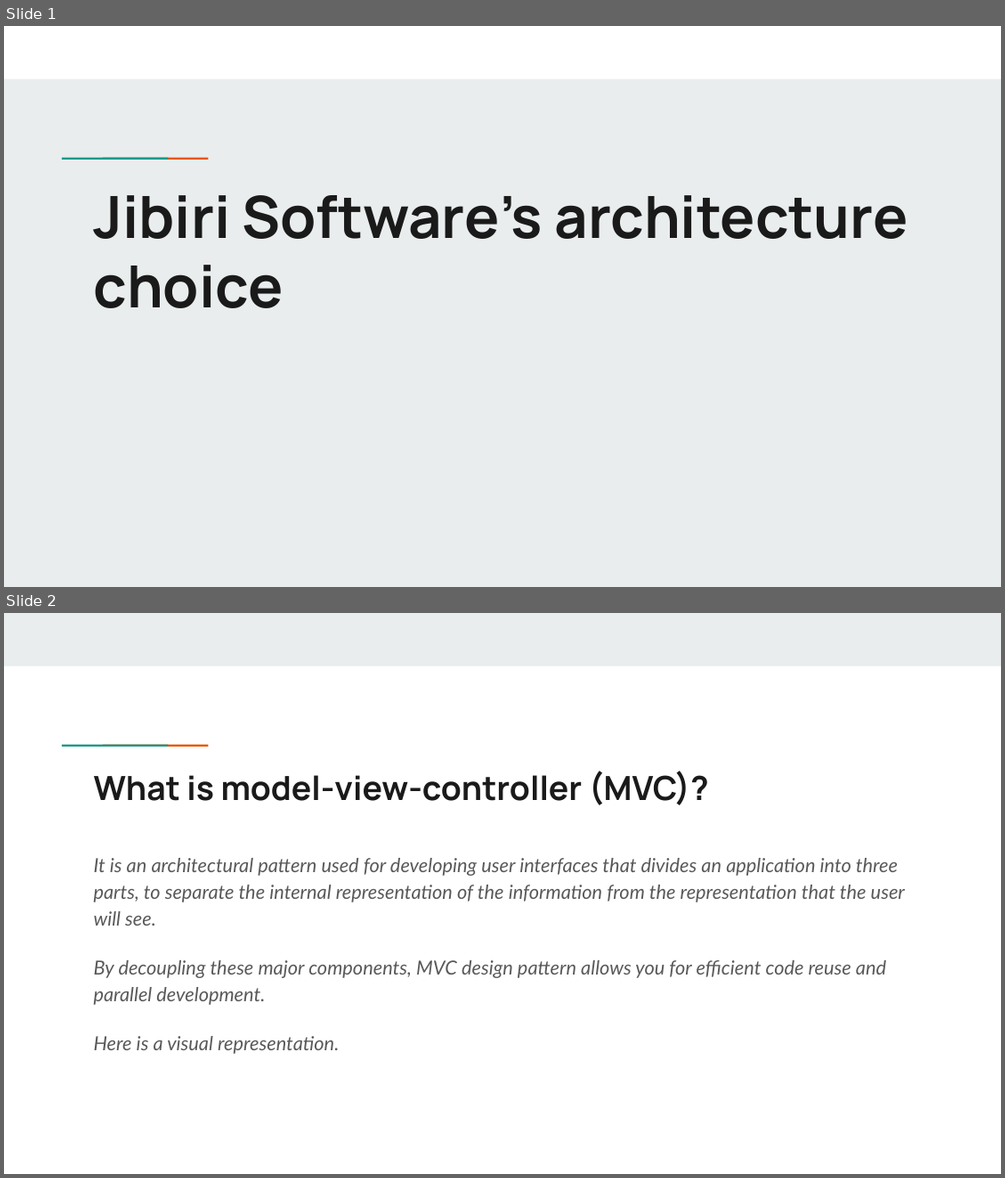
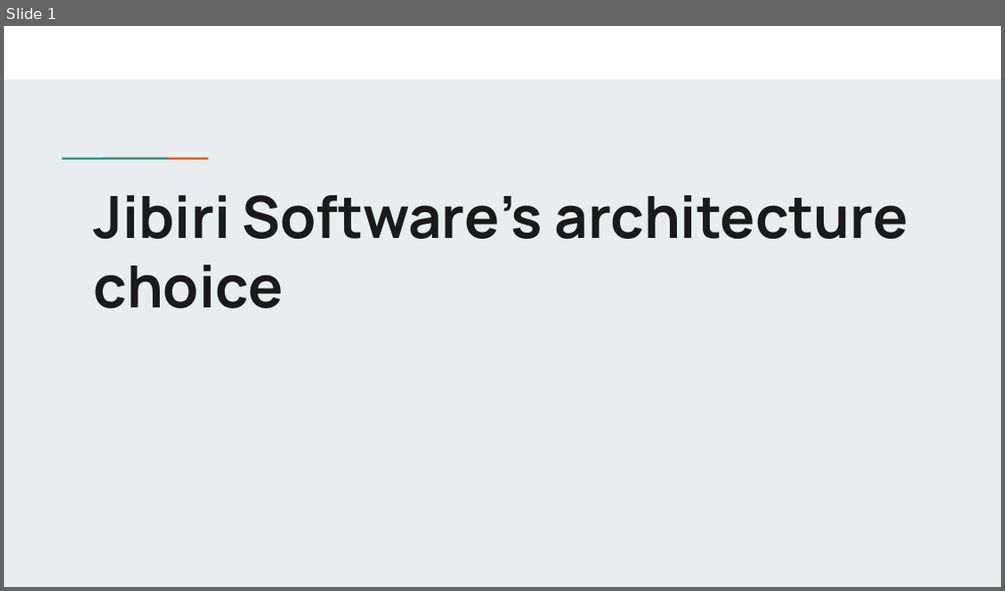
Before and after one commit to Jibiri-Software/WhiteWiseWeasel, a slide deck: SoftwareArchitecture/Jibiri_software_architecture_choice.pptx. Shown one above the other, each under a label of ours: slides 1 and 2 before the commit, slide 1 after it. The pictures are 1005x1178 and 1005x591 pixels, drawn with LibreOffice and Linux fonts; fonts in the diff are those of the drawing. Boxes give left, top, right and bottom in pixels: in the first picture for what was removed or moved away, otherwise in the second. Text is boxed around its words. In the diff, an @@ line names an element or a change of style, - is before the commit and + after.

```diff
--- a/SoftwareArchitecture/Jibiri_software_architecture_choice.pptx
+++ b/SoftwareArchitecture/Jibiri_software_architecture_choice.pptx
@@ slide 2 removed at (x1=4, y1=613, x2=1001, y2=1174), background #FFFFFF; not listed: 2 template elements that a slide beside it also shows @@
@@ rectangle removed at (x1=4, y1=613, x2=1001, y2=666) @@
@@ title removed at (x1=94, y1=771, x2=709, y2=805) @@
-What is model-view-controller (MVC)?
@@ text removed at (x1=94, y1=858, x2=905, y2=1054) @@
-It is an architectural pattern used for developing user interfaces that divides an application into three parts, to separate the internal representation of the information from the representation that the user will see.
-By decoupling these major components, MVC design pattern allows you for efficient code reuse and parallel development.
-Here is a visual representation.
```
Also in this commit, not shown: 1 slide changed, 7 slides added, 5 other slides removed, 2 other files.
